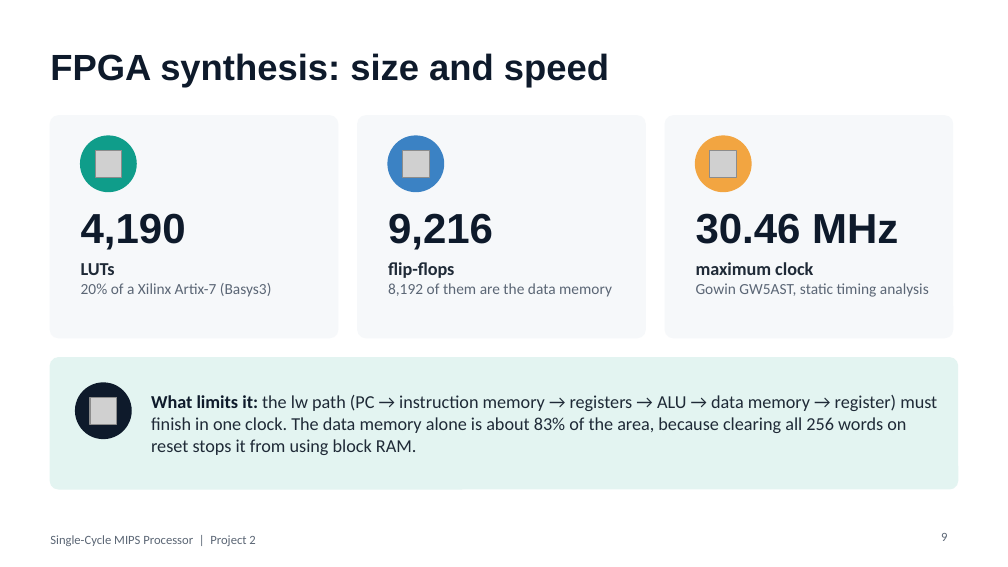
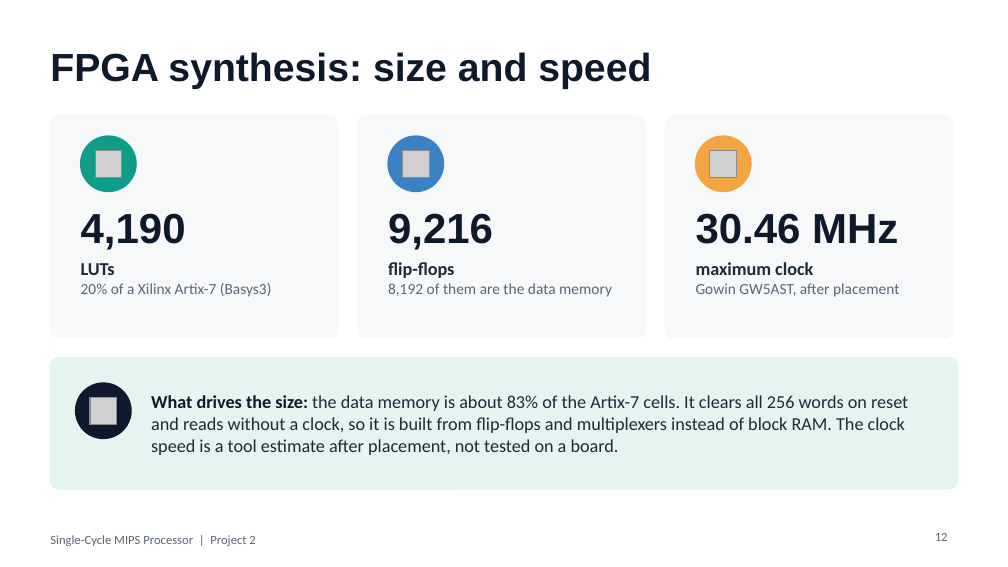
Before and after one commit to Jgauri24/mca_project, a slide deck: slide 12 of presentation/MIPS_Single_Cycle_Presentation.pptx (slide 9 before the commit). Drawn at 1008x567 pixels with LibreOffice and Linux fonts; fonts in the diff are those of the drawing; grey boxes stand for pictures. Boxes give left, top, right and bottom in pixels: in the first picture for what was removed or moved away, otherwise in the second. Text is boxed around its words. In the diff, an @@ line names an element or a change of style, - is before the commit and + after.

```diff
--- a/presentation/MIPS_Single_Cycle_Presentation.pptx
+++ b/presentation/MIPS_Single_Cycle_Presentation.pptx
@@ title "FPGA synthesis: size and speed" at (50, 52, 651, 89): size 26 to 28 pt @@
@@ text at (696, 283, 899, 297): text changed @@
-Gowin GW5AST, static timing analysis
+Gowin GW5AST, after placement
@@ text at (151, 395, 908, 455): text changed @@
-What limits it: the lw path (PC → instruction memory → registers → ALU → data memory → register) must finish in one clock. The data memory alone is about 83% of the area, because clearing all 256 words on reset stops it from using block RAM.
+What drives the size: the data memory is about 83% of the Artix-7 cells. It clears all 256 words on reset and reads without a clock, so it is built from flip-flops and multiplexers instead of block RAM. The clock speed is a tool estimate after placement, not tested on a board.
@@ page number at (935, 533, 948, 541): text changed @@
-9
+12
```
Also in this commit, not shown: 8 other slides changed, 4 slides added.
